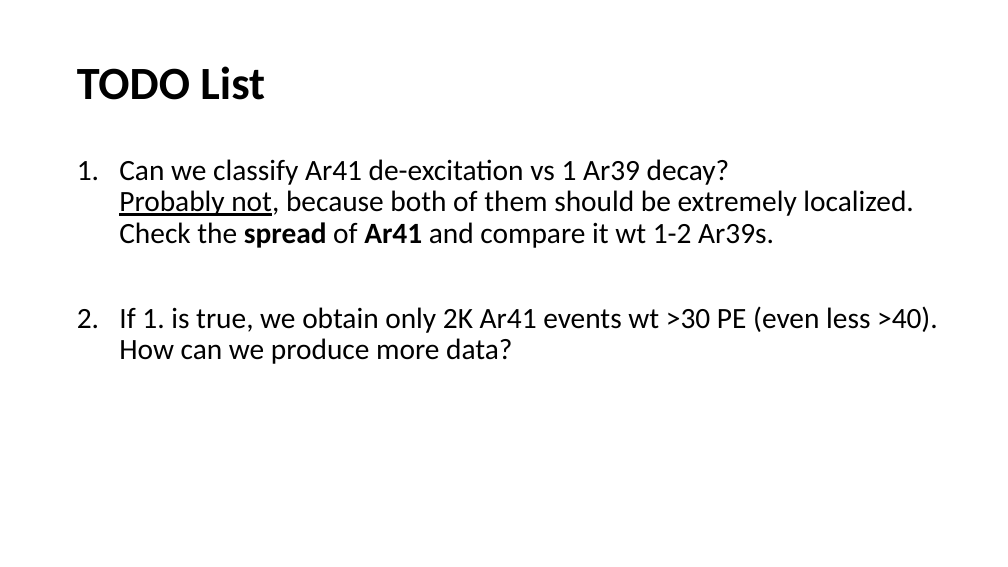
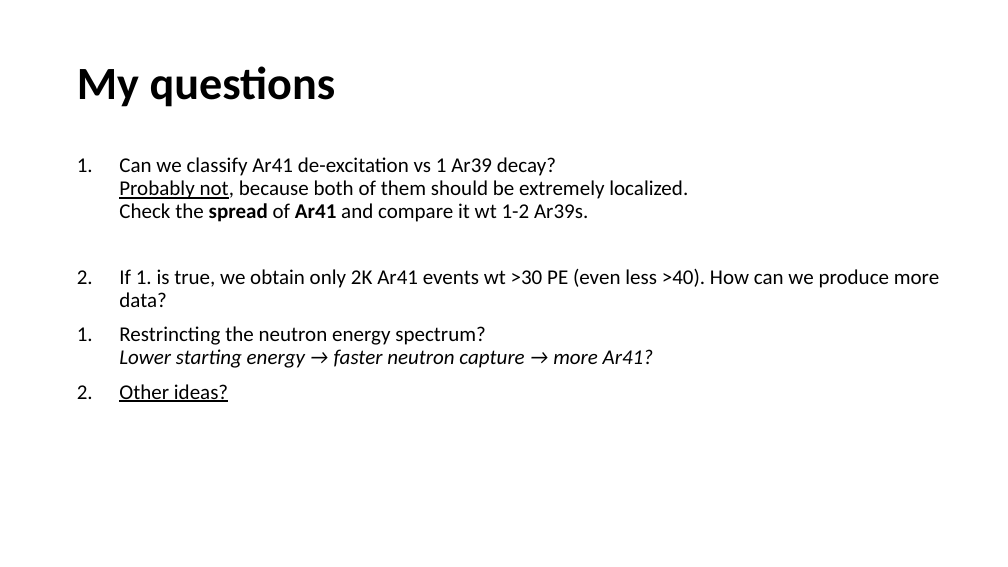
Before and after one commit to luigiberducci/ML4NP, a slide deck: slide 5 of Docs/meeting_ml4np_31lug2020.odp (slide 4 before the commit). Drawn at 1008x567 pixels with LibreOffice and Linux fonts; fonts in the diff are those of the drawing. Boxes give left, top, right and bottom in pixels: in the first picture for what was removed or moved away, otherwise in the second. Text is boxed around its words. In the diff, an @@ line names an element or a change of style, - is before the commit and + after.

```diff
--- a/Docs/meeting_ml4np_31lug2020.odp
+++ b/Docs/meeting_ml4np_31lug2020.odp
@@ title at bbox=[77, 66, 336, 107]: text changed @@
-TODO List
+My questions
@@ text at bbox=[119, 157, 939, 307]: size 28 to 20 pt in "Can we classify Ar41 de-excitation vs 1 ...", "If 1. is true, we obtain only ..." @@
@@ text at bbox=[119, 326, 653, 402]: paragraphs added @@
+  1. Restrincting the neutron energy spectrum?
+     Lower starting energy → faster neutron capture → more Ar41?
+  2. Other ideas?
```
Also in this commit, not shown: 2 other slides changed, 1 slide added, 1 other file.
